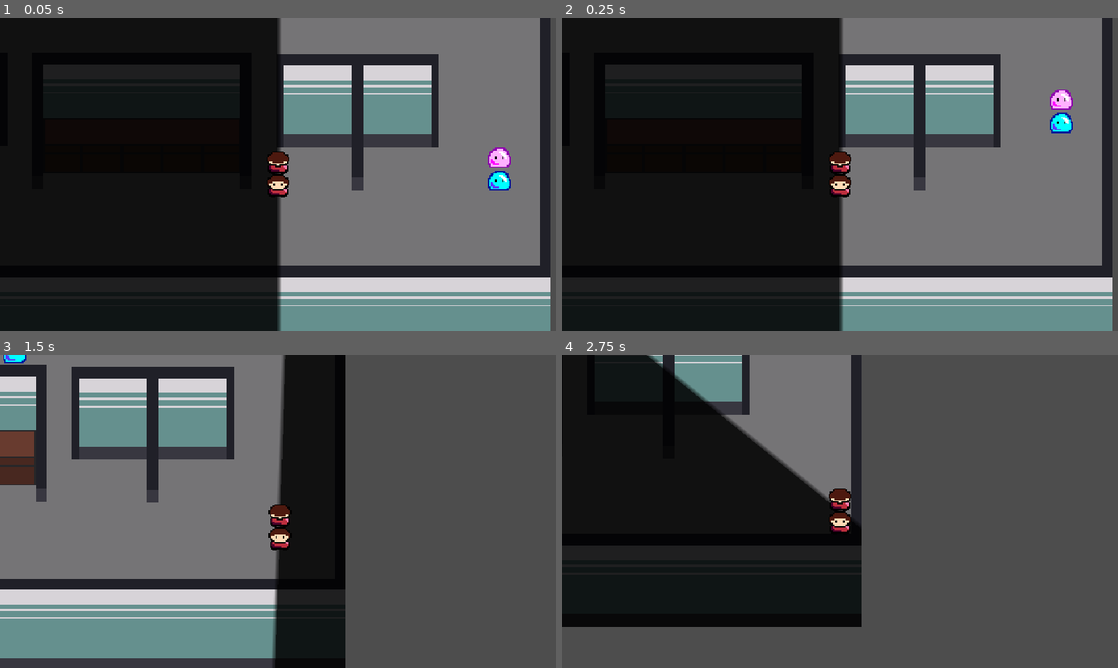
Above: before the commit, frames 1-4 (two rows, left to right).
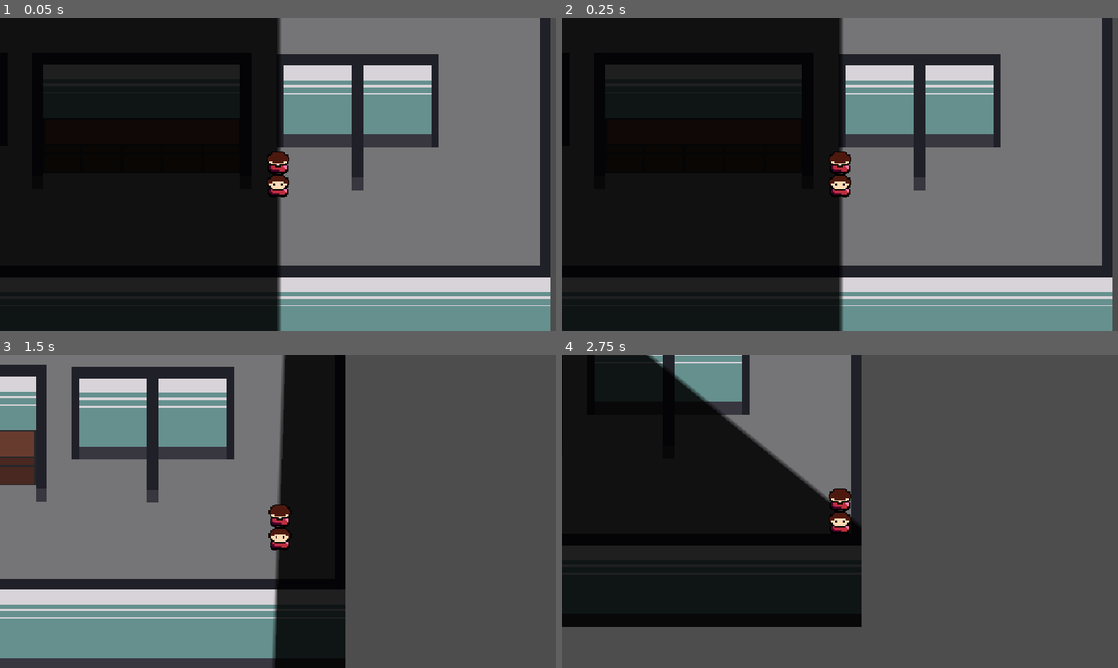
Above: after the commit, the same moments.

Repository: ygda-org/brackeys-26.2
Game: Godot game, scene res://main/main.tscn
Two runs of this game, one before a commit and one after it. Both use one fixed random seed, a clock stepped at 60 frames per second and the inputs below. Sound files missing from this copy of the repository are replaced by a short silence.
Inputs (mouse positions are in pixels of both pictures, inside the frame that each line leads up to):
- Up to frame 1 (0.05 s): no input
- Up to frame 2 (0.25 s): no input
- Up to frame 3 (1.5 s): move the mouse to (400, 495) at 0.52 s; hold D (right) 0.53-1.28 s; click (400, 495) at 0.6 s; move the mouse to (166, 527) at 1.27 s; hold S (down) from 1.28 s (still down); click (166, 527) at 1.35 s
- Up to frame 4 (2.75 s): move the mouse to (895, 442) at 2.02 s; release S (down) at 2.03 s; hold D (right) from 2.03 s (still down); click (895, 442) at 2.1 s

The runs differ from the first frame. In frame 1, 0.5% of the frame differs, in the area x 87-92%, y 41-56%; in frame 2, 0.5%, in the area x 87-92%, y 22-37%; in frame 3, 0.1%; in frame 4, nothing differs.

Commit message:
employees go do tasks

Diff:
--- a/employees/employee_character.gd
+++ b/employees/employee_character.gd
@@ -2,8 +2,6 @@
 class_name Employee
 
 var application: Application
-## every employee has a home position (like their desk) which they return to after finishing a task
-var home_position: Vector2 = Vector2(0,0)
 
 const SPEED = 200
 
@@ -11,12 +9,24 @@
 ## motivation is the number of positive tasks an employee will do without the watchful gaze of their superviser to reset them
 @onready var motivation: int = max_motivation
 
+## every employee has a home position (like their desk) which they return to after finishing a task
+var home_position: Marker2D
+
+var current_task: Task
+
 func _ready():
+	$TaskIntermission.wait_time = randf_range(5,15)
+	$TaskIntermission.start()
 	GameState.employees_list.append(self)
-	$NavigationAgent2D.target_position = Vector2(-80,-130)
+	await get_tree().process_frame
+	home_position = GameState.get_open_home_position()
+	position = home_position.position
 
 func _physics_process(_delta):
 	if $NavigationAgent2D.is_navigation_finished():
+		if $InTask.is_stopped() and current_task: # start task
+			$InTask.wait_time = current_task.task_length
+			$InTask.start()
 		return
 	var agent_position: Vector2 = global_position
 	var next_position: Vector2 = $NavigationAgent2D.get_next_path_position()
@@ -69,7 +79,7 @@
 
 ## returns a position for an employee to go to for sabotage
 func get_sabotage_target_position():
-	return Vector2(0,0)
+	return GameState.sabo_task_list.pick_random()
 
 ## returns a position for an employee to get up and go to, like a water cooler
 func get_neutral_target_position():
@@ -93,3 +103,16 @@
 	GameState.employees_list.remove_at(GameState.employees_list.find(self))
 	GameState.player_animation_lock = false
 	queue_free()
+
+
+
+
+func _on_task_intermission_timeout():
+	current_task = get_sabotage_target_position()
+	$NavigationAgent2D.target_position = current_task.position
+
+
+func _on_in_task_timeout():
+	current_task = null
+	$NavigationAgent2D.target_position = home_position.position
+	$TaskIntermission.start()
--- a/employees/employee_character.tscn
+++ b/employees/employee_character.tscn
@@ -52,3 +52,12 @@
 position = Vector2(8, 0)
 target_position = Vector2(0, 18)
 collision_mask = 4
+
+[node name="InTask" type="Timer" parent="." unique_id=1275083428]
+wait_time = 5.0
+one_shot = true
+
+[node name="TaskIntermission" type="Timer" parent="." unique_id=248515668]
+
+[connection signal="timeout" from="InTask" to="." method="_on_in_task_timeout"]
+[connection signal="timeout" from="TaskIntermission" to="." method="_on_task_intermission_timeout"]
--- /dev/null
+++ b/employees/home_position.gd
@@ -0,0 +1,6 @@
+extends Marker2D
+
+var is_open: bool = true
+
+func _ready():
+	GameState.home_positions.append(self)
--- /dev/null
+++ b/employees/home_position.tscn
@@ -0,0 +1,8 @@
+[gd_scene format=3 uid="uid://n8ht182vl4lw"]
+
+[ext_resource type="Script" uid="uid://cxfsurfrfpboi" path="res://employees/home_position.gd" id="1_pg4dd"]
+
+[node name="HomePosition" type="Marker2D" unique_id=1571085186]
+modulate = Color(3.272891e-06, 0.7529556, 0.95896035, 1)
+gizmo_extents = 5.0
+script = ExtResource("1_pg4dd")
--- a/employees/tasks/employee_task.gd
+++ b/employees/tasks/employee_task.gd
@@ -1,5 +1,17 @@
 extends Marker2D
 
-# idk I gotta figure out like waht information to store later
+class_name Task
 
-@export var task: String
+enum TaskTypes {
+	SABO,
+	NEUTRAL,
+	POS
+}
+
+@export var task_type: TaskTypes
+@export var affect_amount: int = 0
+@export var task_length: float = 10.0
+
+
+func _ready():
+	GameState.task_lists[task_type].append(self)
--- a/globals/game_state.gd
+++ b/globals/game_state.gd
@@ -6,3 +6,16 @@
 var employees_list: Array[Employee]
 
 var player_animation_lock: bool = false
+
+var sabo_task_list: Array[Task] = []
+var neutral_task_list: Array[Task] = []
+var pos_task_list: Array[Task] = []
+## sabo, neutral, pos
+@onready var task_lists = [sabo_task_list, neutral_task_list, pos_task_list]
+
+var home_positions = []
+
+func get_open_home_position():
+	for pos in home_positions:
+		if pos.is_open:
+			return pos
--- a/level.tscn
+++ b/level.tscn
@@ -1,6 +1,8 @@
 [gd_scene format=3 uid="uid://cfuf580udqoo8"]
 
 [ext_resource type="Texture2D" uid="uid://dsebfmf4mtudk" path="res://assets/prog_art/office_layout.png" id="1_u52ul"]
+[ext_resource type="PackedScene" uid="uid://cjv347w3ty213" path="res://employees/tasks/employee_task.tscn" id="2_vonw3"]
+[ext_resource type="PackedScene" uid="uid://n8ht182vl4lw" path="res://employees/home_position.tscn" id="3_oi3di"]
 
 [sub_resource type="OccluderPolygon2D" id="OccluderPolygon2D_vonw3"]
 cull_mode = 2
@@ -302,3 +304,46 @@
 
 [node name="NPCNavRegion" type="NavigationRegion2D" parent="." unique_id=1718504740]
 navigation_polygon = SubResource("NavigationPolygon_u52ul")
+
+[node name="Tasks" type="Node2D" parent="." unique_id=1401544399]
+
+[node name="EmployeeTask" parent="Tasks" unique_id=2065829293 instance=ExtResource("2_vonw3")]
+position = Vector2(21, 207)
+
+[node name="HomePositions" type="Node2D" parent="." unique_id=1556565440]
+
+[node name="HomePosition" parent="HomePositions" unique_id=1571085186 instance=ExtResource("3_oi3di")]
+position = Vector2(-76, -129)
+
+[node name="HomePosition2" parent="HomePositions" unique_id=507907969 instance=ExtResource("3_oi3di")]
+position = Vector2(-258, -129)
+
+[node name="HomePosition3" parent="HomePositions" unique_id=1782583635 instance=ExtResource("3_oi3di")]
+position = Vector2(-259, -28)
+
+[node name="HomePosition4" parent="HomePositions" unique_id=97304215 instance=ExtResource("3_oi3di")]
+position = Vector2(-74, -27)
+
+[node name="HomePosition5" parent="HomePositions" unique_id=385667181 instance=ExtResource("3_oi3di")]
+position = Vector2(41, -28)
+
+[node name="HomePosition6" parent="HomePositions" unique_id=968276874 instance=ExtResource("3_oi3di")]
+position = Vector2(254, -29)
+
+[node name="HomePosition7" parent="HomePositions" unique_id=252136827 instance=ExtResource("3_oi3di")]
+position = Vector2(41, -129)
+
+[node name="HomePosition8" parent="HomePositions" unique_id=1457714033 instance=ExtResource("3_oi3di")]
+position = Vector2(255, -129)
+
+[node name="HomePosition9" parent="HomePositions" unique_id=502965694 instance=ExtResource("3_oi3di")]
+position = Vector2(-192, 190)
+
+[node name="HomePosition10" parent="HomePositions" unique_id=1383593088 instance=ExtResource("3_oi3di")]
+position = Vector2(-123, 190)
+
+[node name="HomePosition11" parent="HomePositions" unique_id=62451378 instance=ExtResource("3_oi3di")]
+position = Vector2(116, 189)
+
+[node name="HomePosition12" parent="HomePositions" unique_id=745434660 instance=ExtResource("3_oi3di")]
+position = Vector2(176, 190)
--- a/main/main.tscn
+++ b/main/main.tscn
@@ -5,6 +5,9 @@
 [ext_resource type="PackedScene" uid="uid://cmbb1fu0dvb01" path="res://employees/employee_character.tscn" id="4_c651c"]
 
 [node name="Main" type="Node2D" unique_id=1068375960]
+
+[node name="EmployeeCharacter" parent="." unique_id=1144723912 instance=ExtResource("4_c651c")]
+position = Vector2(245, 192)
 
 [node name="Player" parent="." unique_id=1482995803 instance=ExtResource("3_xwkvk")]
 position = Vector2(92, 190)
@@ -14,8 +17,5 @@
 
 [node name="Level" parent="." unique_id=1190401393 instance=ExtResource("3_c651c")]
 
-[node name="EmployeeCharacter" parent="." unique_id=1144723912 instance=ExtResource("4_c651c")]
-position = Vector2(245, 192)
-
 [node name="DirectionalLight2D" type="DirectionalLight2D" parent="." unique_id=1931662998]
 editor_only = true
Not shown, added: employees/home_position.gd.uid
